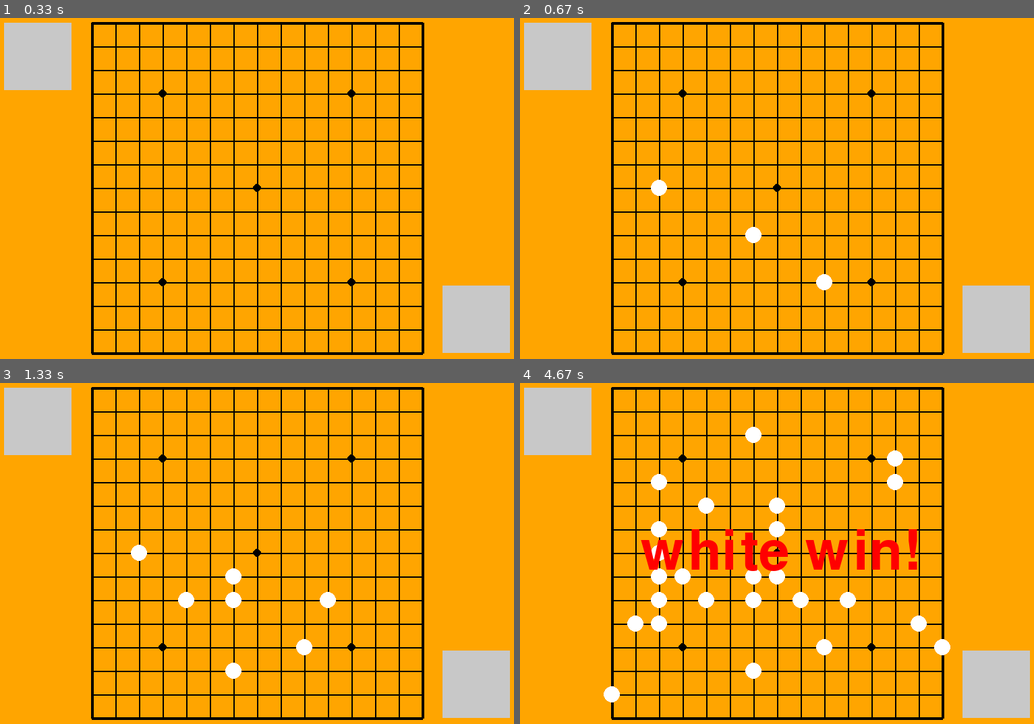
Above: before the commit, frames 1-4 (two rows, left to right).
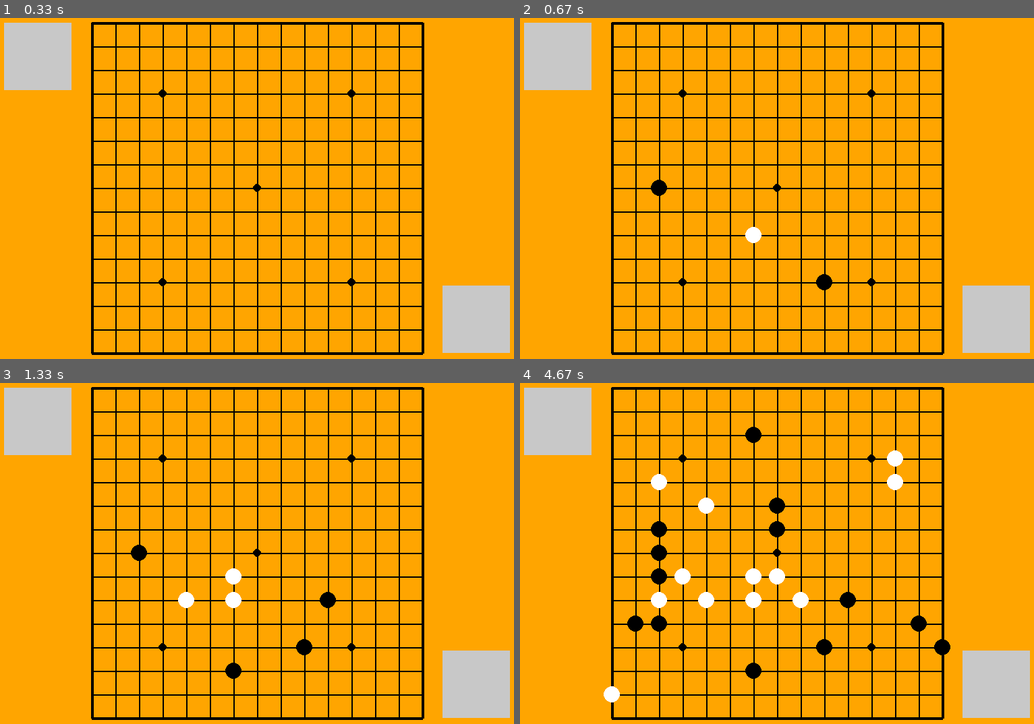
Above: after the commit, the same moments.

Repository: seancheng33/PygameProject
Game: pygame game, started from gobang/gobang.py
Same seed, same stepped clock (60 frames per second), same inputs: the game is played once before the commit and once after it.
Inputs (mouse positions are in pixels of both pictures, inside the frame that each line leads up to):
- Up to frame 1 (0.33 s): no input
- Up to frame 2 (0.67 s): press the mouse at (648, 191) at 0.37 s; move the mouse to (741, 232) at 0.47 s; release the mouse at (833, 277) at 0.6 s
- Up to frame 3 (1.33 s): press the mouse at (128, 556) at 0.7 s; move the mouse to (226, 570) at 0.8 s; release the mouse at (323, 587) at 0.93 s; press the mouse at (128, 556) at 1.03 s; move the mouse to (185, 608) at 1.13 s; release the mouse at (236, 659) at 1.27 s
- Up to frame 4 (4.67 s): press the mouse at (648, 556) at 1.37 s; move the mouse to (787, 584) at 1.47 s; release the mouse at (920, 614) at 1.6 s; press the mouse at (648, 556) at 1.7 s; move the mouse to (807, 608) at 1.8 s; release the mouse at (967, 659) at 1.93 s; press the mouse at (648, 556) at 2.03 s; move the mouse to (771, 519) at 2.13 s; release the mouse at (895, 481) at 2.27 s; press the mouse at (648, 556) at 2.37 s; move the mouse to (777, 505) at 2.47 s; release the mouse at (900, 454) at 2.6 s; press the mouse at (648, 556) at 2.7 s; move the mouse to (658, 519) at 2.8 s; release the mouse at (663, 481) at 2.93 s; press the mouse at (648, 556) at 3.03 s; move the mouse to (633, 628) at 3.13 s; release the mouse at (617, 703) at 3.27 s; press the mouse at (648, 556) at 3.37 s; move the mouse to (663, 570) at 3.47 s; release the mouse at (674, 584) at 3.6 s; press the mouse at (648, 556) at 3.7 s; move the mouse to (797, 601) at 3.8 s; release the mouse at (946, 648) at 3.93 s; press the mouse at (648, 556) at 4.03 s; move the mouse to (699, 492) at 4.13 s; release the mouse at (746, 430) at 4.27 s; press the mouse at (648, 556) at 4.37 s; move the mouse to (648, 587) at 4.47 s; release the mouse at (648, 621) at 4.6 s

Frame 1 is identical in both runs. In frame 2, 0.2% of the frame differs, in the area x 25-61%, y 47-80%; in frame 3, 0.5%; in frame 4, 4.0%, in the area x 20-84%, y 12-87%.

Commit message:
尝试修改关于胜利的判断，未果

Diff:
--- a/gobang/gobang.py
+++ b/gobang/gobang.py
@@ -21,6 +21,12 @@
 
 def ai_scan(chess_array, row, col):
     # 扫描最后落子的位置开始，向8个方向查询，得到形状，然后根据这个情况判断分值。分值高则落子优先级高
+    chess = chess_array[row][col]
+
+    # for i in range(5):
+    #     if chess_array[row + i][col] == chess:
+    #         pass
+
 
     return row, col
 
@@ -66,47 +72,48 @@
     chess = chess_array[row][col]
 
     # 判断竖
-    same_chess = 0
+    chess_count = 0
     for i in range(5):
         # 需要控制下标越界的问题
         if (col + i) < 15 and chess_array[row][col + i] == chess:
-            same_chess += 1
+                chess_count += 1
         if (col - i) > -1 and chess_array[row][col - i] == chess:
-            same_chess += 1
-        if same_chess > 5:
+                chess_count += 1
+        # 当线上存在5个相同的颜色的棋子时，判定为胜利
+        if chess_count > 5:
             return True
 
     # 判断横
-    same_chess = 0
+    chess_count = 0
     for i in range(5):
         # 需要控制下标越界的问题
         if (row + i) < 15 and chess_array[row + i][col] == chess:
-            same_chess += 1
+            chess_count += 1
         if (row - i) > -1 and chess_array[row - i][col] == chess:
-            same_chess += 1
-        if same_chess > 5:
+            chess_count += 1
+        if chess_count > 5:
             return True
 
     # 判断左斜
-    same_chess = 0
+    chess_count = 0
     for i in range(5):
         # 需要控制下标越界的问题
         if (col + i) < 15 and (row + i) < 15 and chess_array[row + i][col + i] == chess:
-            same_chess += 1
+            chess_count += 1
         if (col - i) > -1 and (row - i) > -1 and chess_array[row - i][col - i] == chess:
-            same_chess += 1
-        if same_chess > 5:
+            chess_count += 1
+        if chess_count > 5:
             return True
 
     # 判断右斜
-    same_chess = 0
+    chess_count = 0
     for i in range(5):
         # 需要控制下标越界的问题
         if (col + i) < 15 and (row - i) > -1 and chess_array[row - i][col + i] == chess:
-            same_chess += 1
+            chess_count += 1
         if (col - i) > -1 and (row + i) < 15 and chess_array[row + i][col - i] == chess:
-            same_chess += 1
-        if same_chess > 5:
+            chess_count += 1
+        if chess_count > 5:
             return True
 
     return False
@@ -115,7 +122,7 @@
 def main():
     pygame.init()
     screen = pygame.display.set_mode((800, 600))
-    pygame.display.set_caption('五子棋(GoBang) version 0.6 --Program by Sean Cheng')
+    pygame.display.set_caption('五子棋(GoBang) version 0.7 --Program by Sean Cheng')
 
     win_font = pygame.font.Font(None, 120)
     win_str = ''
@@ -158,21 +165,30 @@
             if press == 1:
                 # row和col必须是在0~14之间，不然就会报列表越界异常。
                 if not iswin and -1 < row < 15 and -1 < col < 15 and chess_array[row][col] == 0:
-                    # 设定黑子在数组中的数值为1
-                    chess_array[row][col] = 1
-                    if game_win(chess_array, row, col):
-                        win_str = 'black win!'
-                        iswin = True
-                    isblack = False
-
-        if not iswin and not isblack:
-            x, y = ai_scan(chess_array, row, col)
-            # 设定白子在数组中的数值为2
-            chess_array[x][y] = 2
-            if game_win(chess_array, x, y):
-                win_str = 'white win!'
-                iswin = True
-            isblack = True
+                    if isblack :
+                        # 设定黑子在数组中的数值为1
+                        chess_array[row][col] = 1
+                        if game_win(chess_array, row, col):
+                            win_str = 'black win!'
+                            iswin = True
+                        isblack = False
+                    else:
+                        # 设定白子在数组中的数值为2
+                        chess_array[row][col] = 2
+                        if game_win(chess_array, row, col):
+                            win_str = 'white win!'
+                            iswin = True
+                        isblack = True
+
+
+        # if not iswin and not isblack:
+        #     x, y = ai_scan(chess_array, row, col)
+        #     # 设定白子在数组中的数值为2
+        #     chess_array[x][y] = 2
+        #     if game_win(chess_array, x, y):
+        #         win_str = 'white win!'
+        #         iswin = True
+        #     isblack = True
 
         # 如果游戏胜利，就显示胜利的画面
         if iswin:
Not shown, changed: gobang/readme.md
